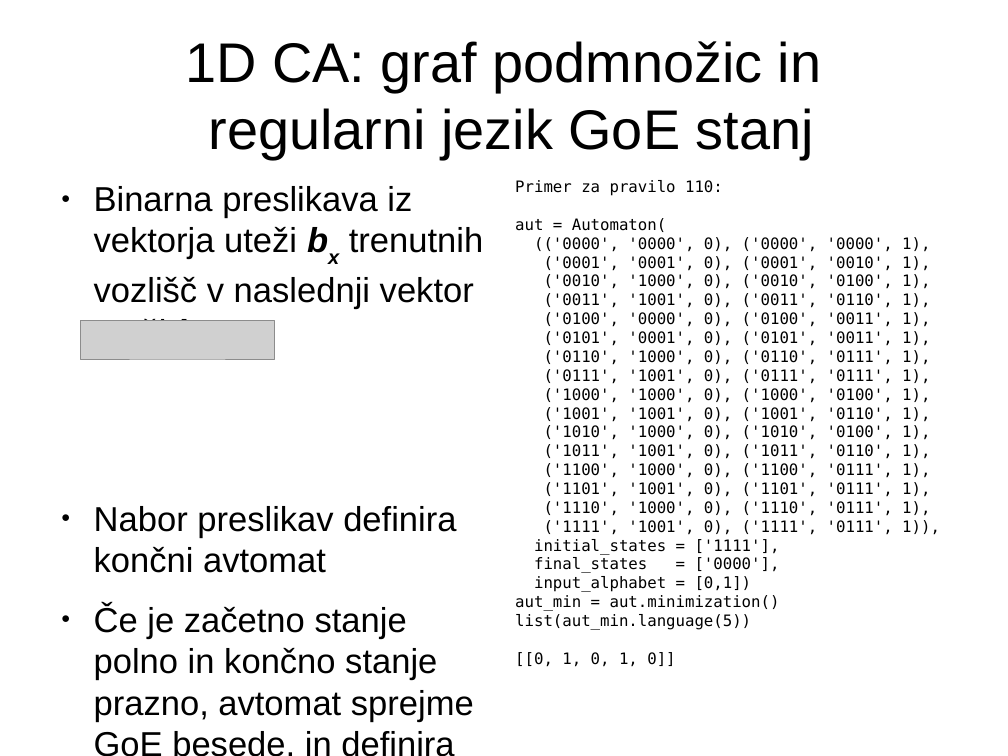
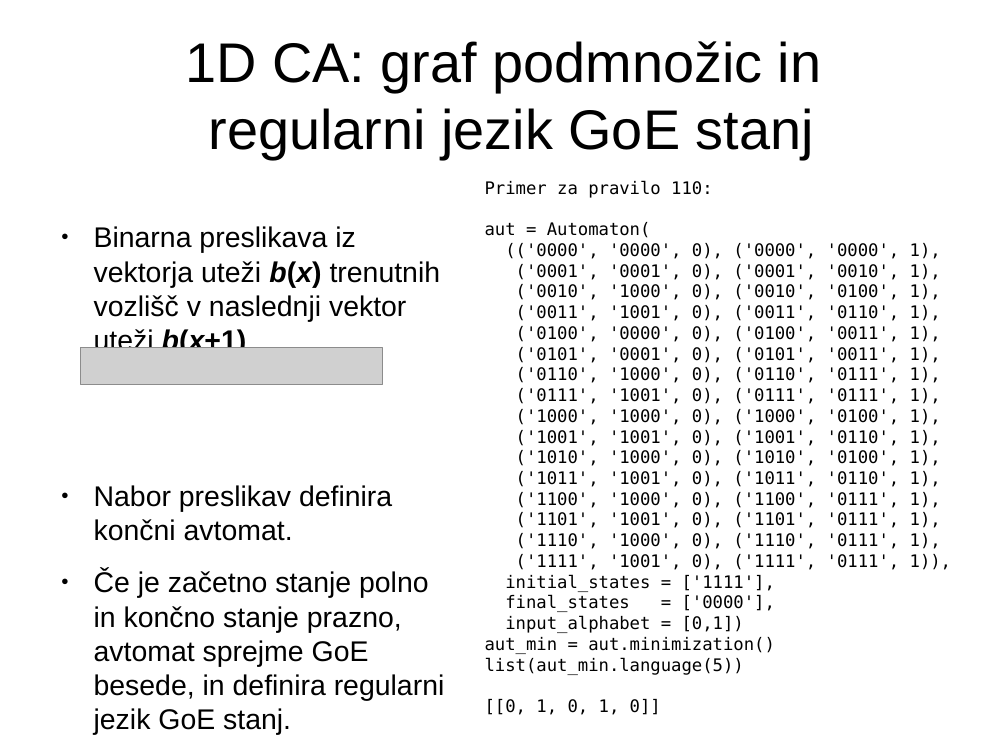
Before and after one commit to jeras/fri-latex-templates, a slide deck: slide 12 of predstavitev/predstavitev.odp (slide 11 before the commit). Drawn at 1008x756 pixels with LibreOffice and Linux fonts; fonts in the diff are those of the drawing; grey boxes stand for pictures. Boxes give left, top, right and bottom in pixels: in the first picture for what was removed or moved away, otherwise in the second. Text is boxed around its words. In the diff, an @@ line names an element or a change of style, - is before the commit and + after.

```diff
--- a/predstavitev/predstavitev.odp
+++ b/predstavitev/predstavitev.odp
@@ text "Primer za pravilo 110:": place and size @@
-text "Primer za pravilo 110:" at <box>515,180,940,667</box>
+text "Primer za pravilo 110:" at <box>485,180,952,715</box>
@@ text "Primer za pravilo 110:" at <box>485,180,952,715</box>: size 12.4 to 13.6 pt @@
@@ text at <box>94,226,445,735</box>: text changed; size 27.2 to 22.4 pt @@
-● Binarna preslikava iz vektorja uteži bx trenutnih vozlišč v naslednji vektor uteži bx+1
-● Nabor preslikav definira končni avtomat
-● Če je začetno stanje polno in končno stanje prazno, avtomat sprejme GoE besede, in definira regularni jezik GoE stanj
+● Binarna preslikava iz vektorja uteži b(x) trenutnih vozlišč v naslednji vektor uteži b(x+1)
+● Nabor preslikav definira končni avtomat.
+● Če je začetno stanje polno in končno stanje prazno, avtomat sprejme GoE besede, in definira regularni jezik GoE stanj.
@@ picture: place and size @@
-picture at <box>80,320,274,359</box>
+picture at <box>80,348,382,384</box>
```
Also in this commit, not shown: 16 other slides changed, 6 slides added, 6 other files.
